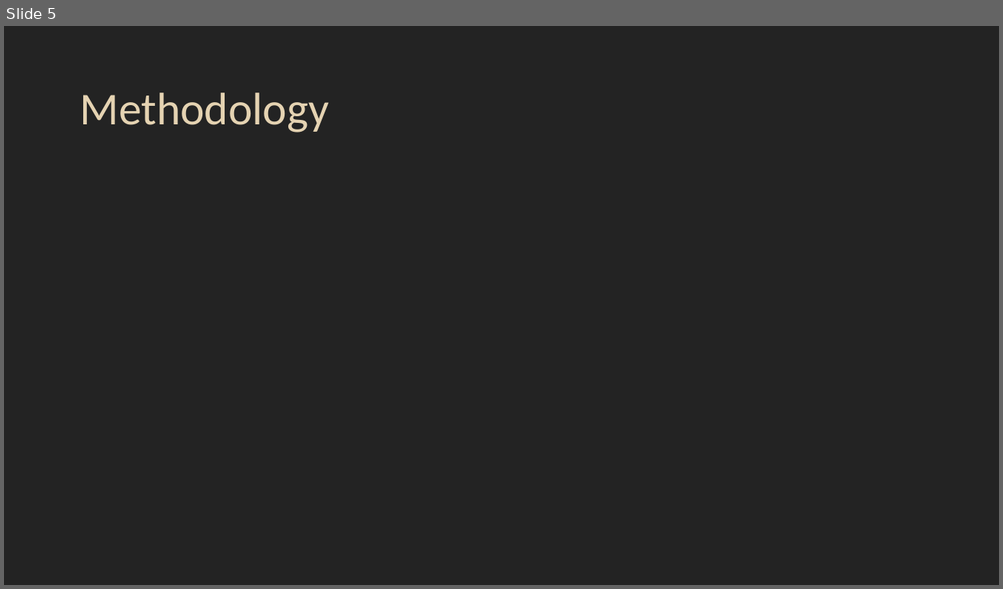
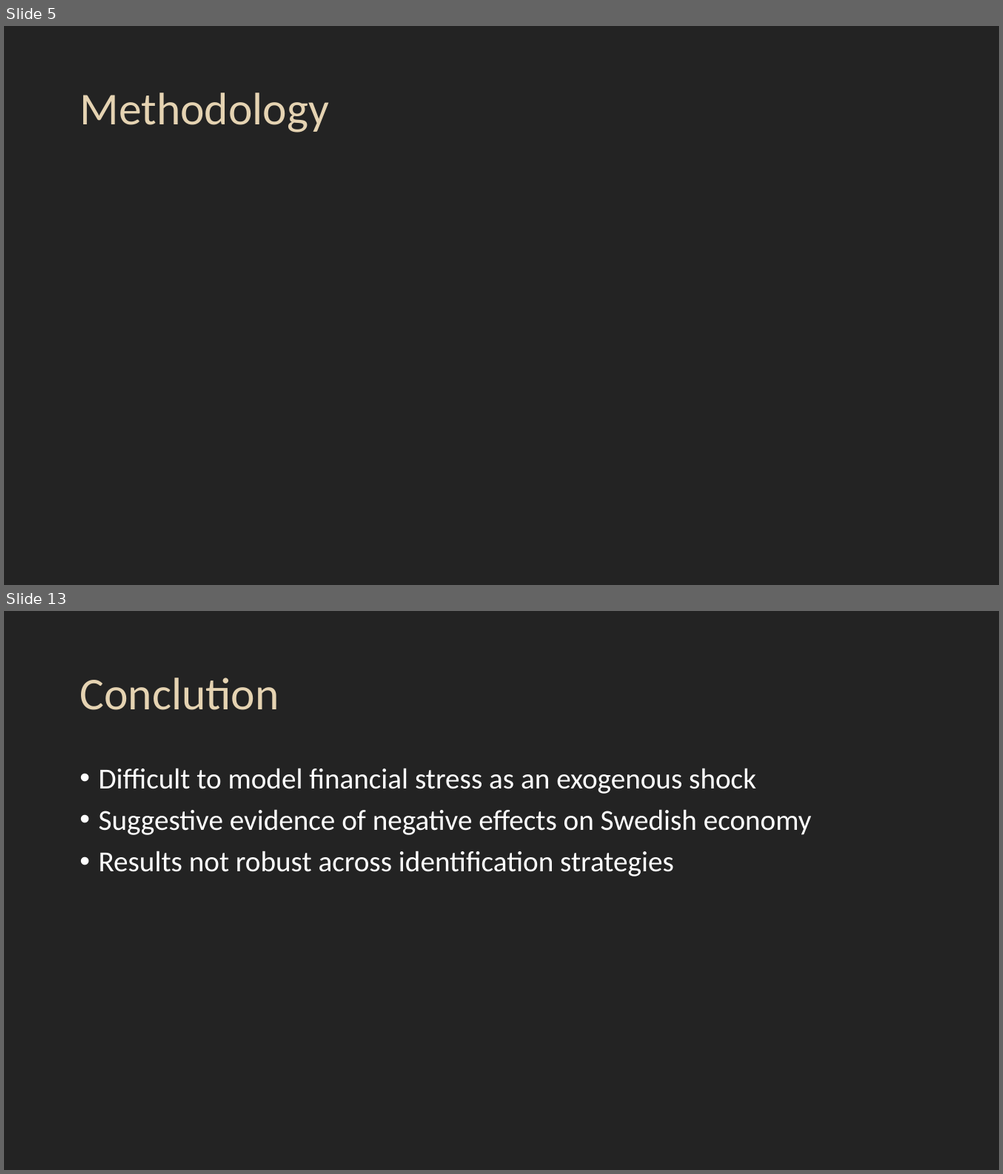
Before and after one commit to timoudas/MasterThesis, a slide deck: presentation.pptm. Shown one above the other, each under a label of ours: slide 5 before the commit, slides 5 and 13 after it; the slides between them are not shown. The pictures are 1003x589 and 1003x1174 pixels, drawn with LibreOffice and Linux fonts; fonts in the diff are those of the drawing; grey boxes stand for pictures. Boxes give left, top, right and bottom in pixels: in the first picture for what was removed or moved away, otherwise in the second. Text is boxed around its words. In the diff, an @@ line names an element or a change of style, - is before the commit and + after.

```diff
--- a/presentation.pptm
+++ b/presentation.pptm
@@ slide 13 added at (4,611,999,1170), background #232323 @@
@@ title added at (79,678,279,710), 44 pt, text #E5D3B2 @@
+Conclution
@@ text added at (99,768,811,877), 28 pt, text #FFFFFF @@
+• Difficult to model financial stress as an exogenous shock
+• Suggestive evidence of negative effects on Swedish economy
+• Results not robust across identification strategies
```
Also in this commit, not shown: 3 slides changed, 6 other slides added, 5 slides removed, 1 other file.
